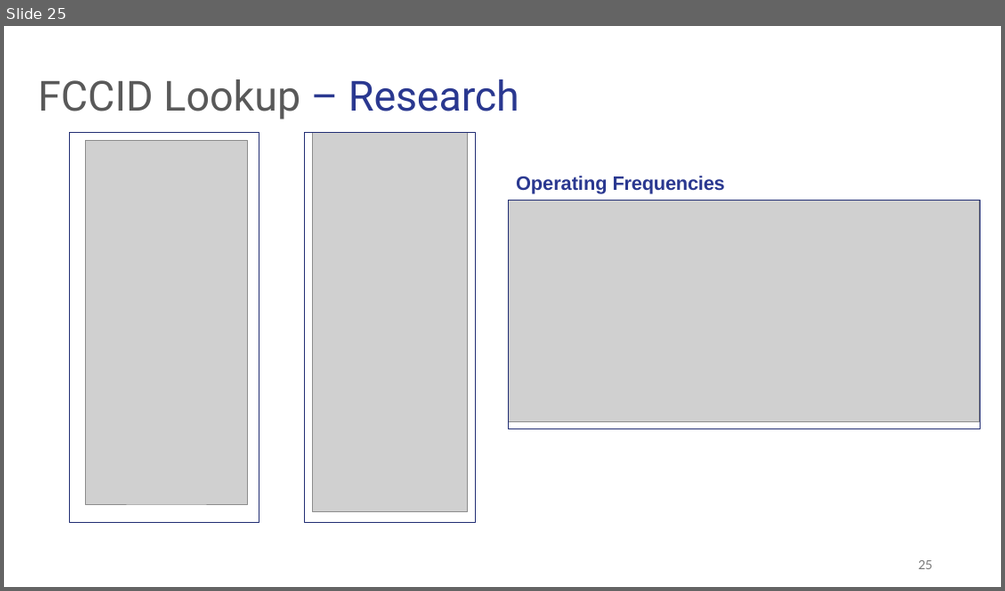
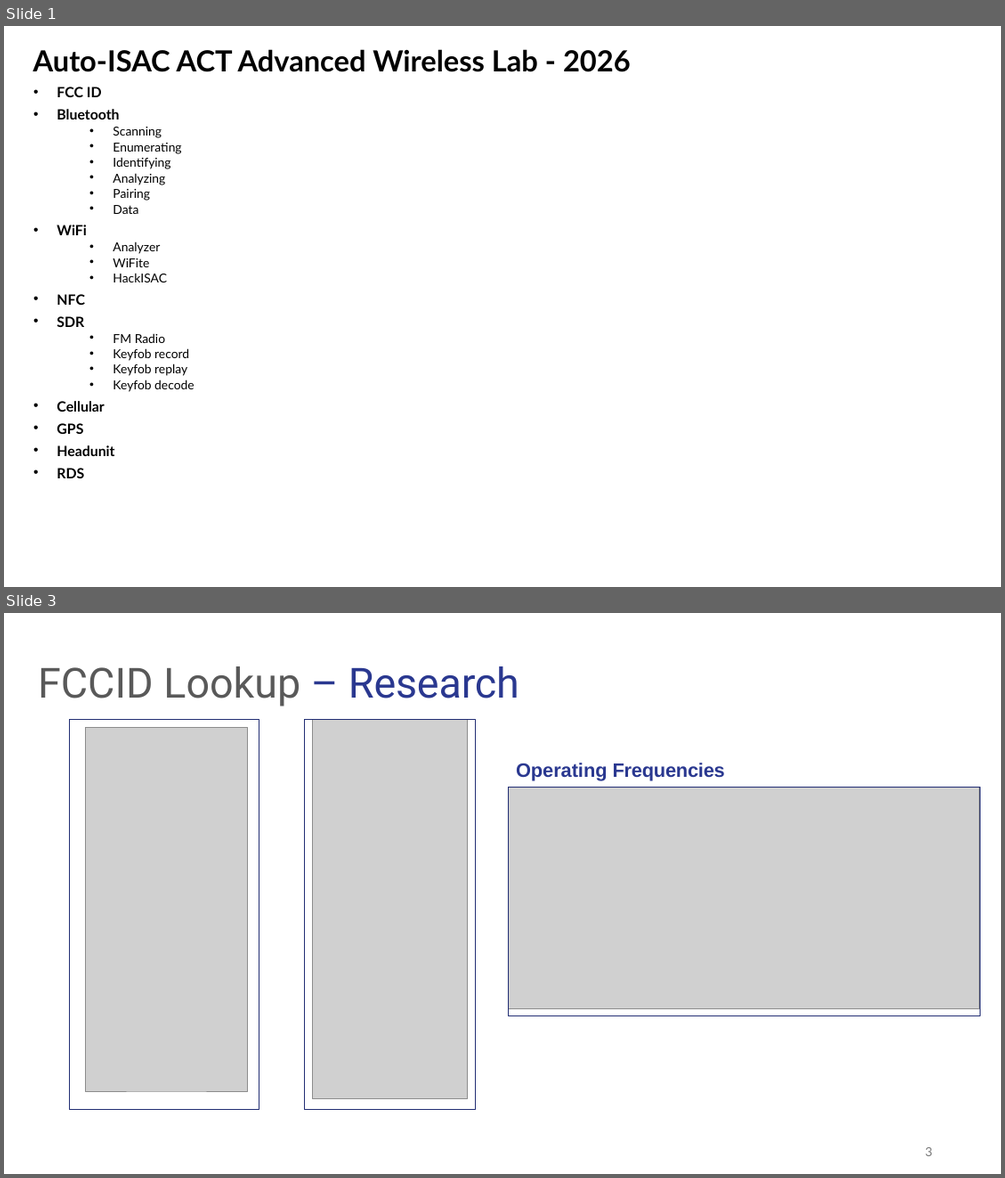
Before and after one commit to nprobert/AutoISAC-ACT-AdvWireless, a slide deck: ACT AdvancedWireless 2026.pptx. Shown one above the other, each under a label of ours: slide 25 before the commit, slides 1 and 3 after it; the slides between them are not shown. The pictures are 1005x591 and 1005x1178 pixels, drawn with LibreOffice and Linux fonts; fonts in the diff are those of the drawing; grey boxes stand for pictures. Boxes give left, top, right and bottom in pixels: in the first picture for what was removed or moved away, otherwise in the second. Text is boxed around its words. In the diff, an @@ line names an element or a change of style, - is before the commit and + after.

```diff
--- a/ACT AdvancedWireless 2026.pptx
+++ b/ACT AdvancedWireless 2026.pptx
@@ slide 1 added at [4, 26, 1001, 587], background #FFFFFF @@
@@ text added at [33, 49, 631, 72], 28 pt, text #000000, bold @@
+Auto-ISAC ACT Advanced Wireless Lab - 2026
@@ text added at [57, 87, 194, 478], 11.9 pt, text #000000 @@
+• FCC ID
+• Bluetooth
+  • Scanning
+  • Enumerating
+  • Identifying
+  • Analyzing
+  • Pairing
+  • Data
+• WiFi
+  • Analyzer
+  • WiFite
+  • HackISAC
+• NFC
+• SDR
+  • FM Radio
+  • Keyfob record
+  • Keyfob replay
+  • Keyfob decode
+• Cellular
+• GPS
+• Headunit
+• RDS
@@ what was slide 25 is now slide 3 @@
@@ page number at [925, 1147, 932, 1156]: text changed @@
-25
+3
```
Also in this commit, not shown: 1 slide changed, 1 other slide added, 2 slides removed.
